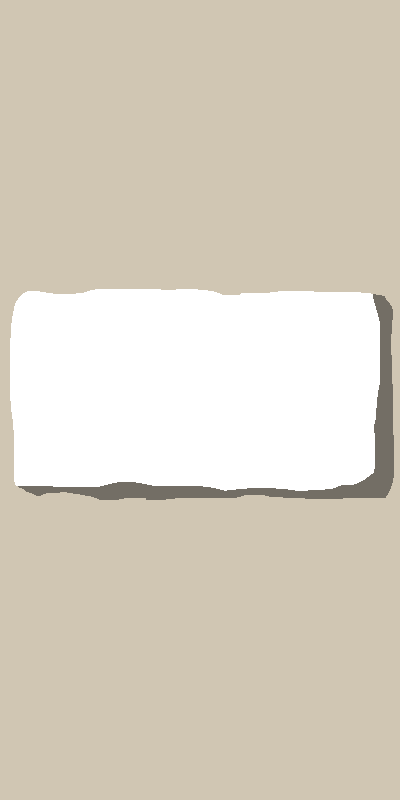
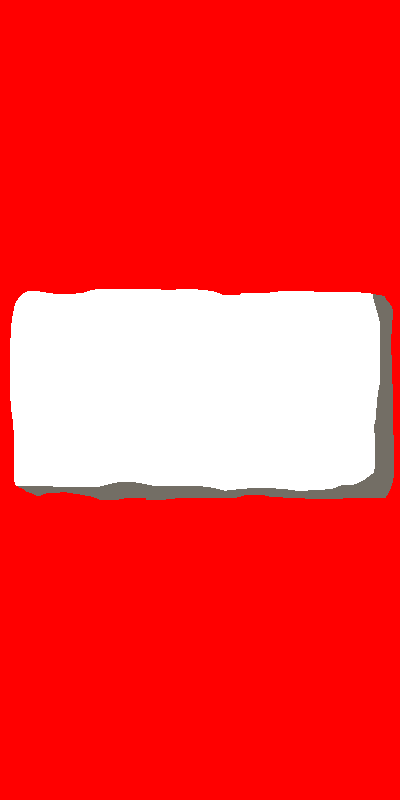
The second 400 × 800 image is a revision of the first. Changes to its layers:
painted on "Layer 1" over [0,0,400,800]
